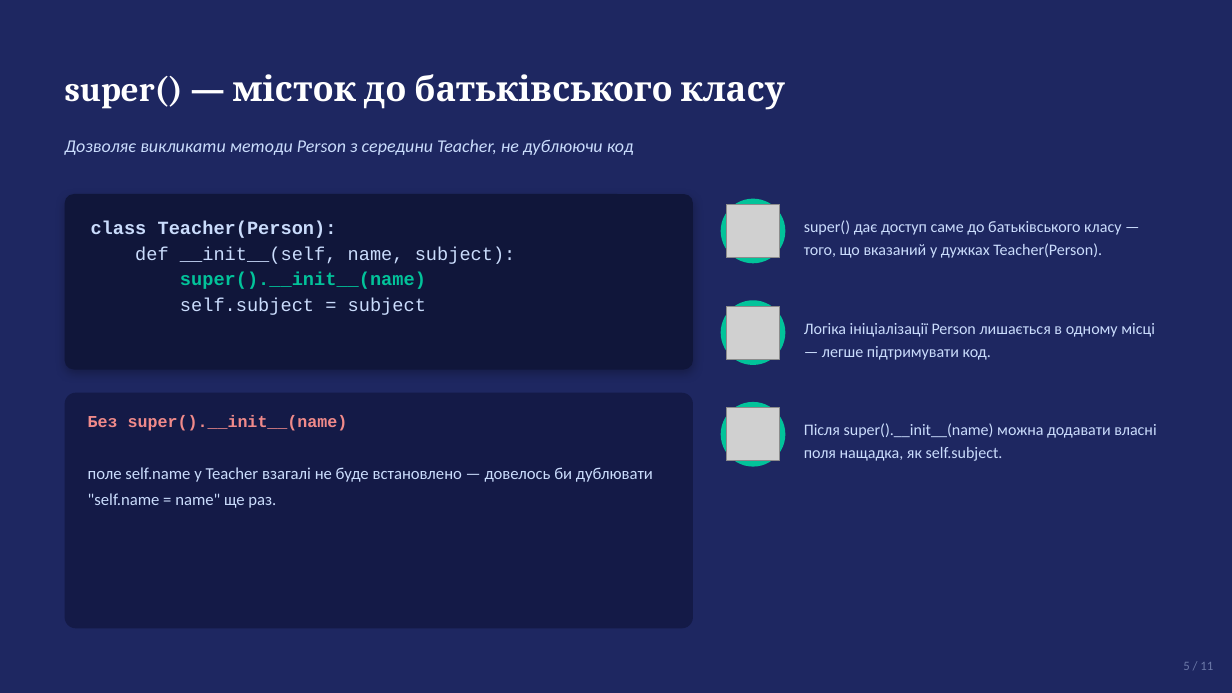
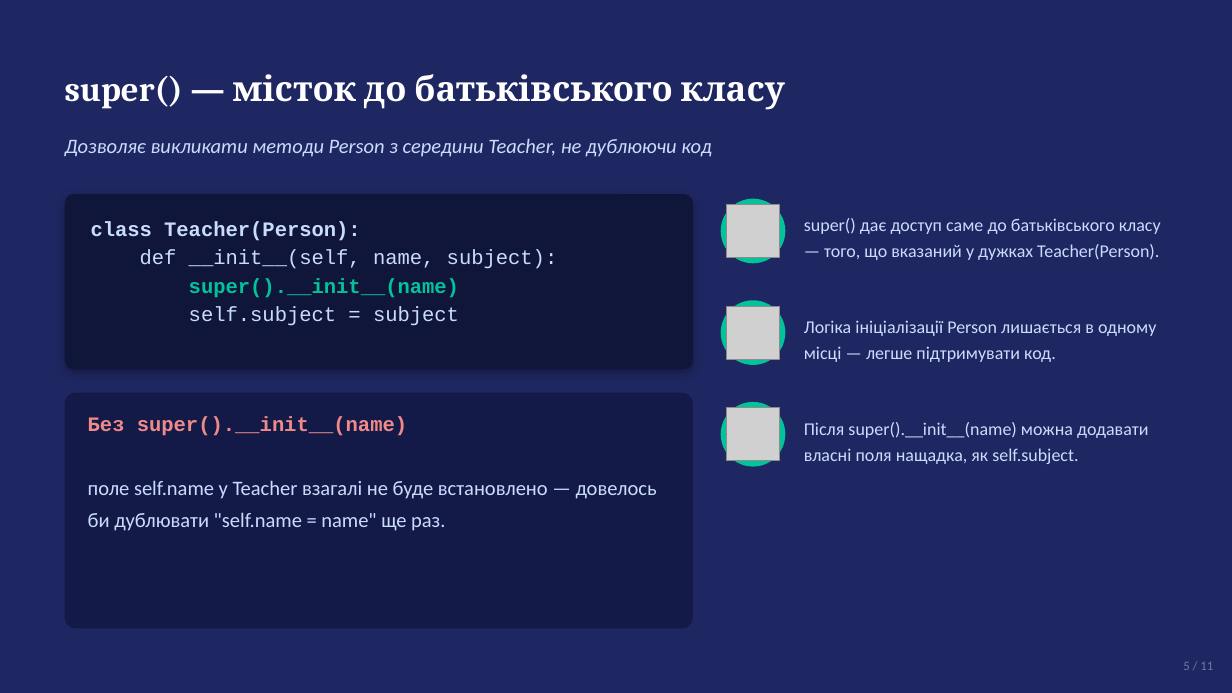
Before and after one commit to dmitriy-shtefan/python-course, a slide deck: slide 5 of заняття_21/OOP_2.pptx. Drawn at 1232x693 pixels with LibreOffice and Linux fonts; fonts in the diff are those of the drawing; grey boxes stand for pictures. Boxes give left, top, right and bottom in pixels: in the first picture for what was removed or moved away, otherwise in the second. Text is boxed around its words. In the diff, an @@ line names an element or a change of style, - is before the commit and + after.

```diff
--- a/заняття_21/OOP_2.pptx
+++ b/заняття_21/OOP_2.pptx
@@ text "Дозволяє викликати методи Person з ..." at (65,138,712,157): size 14 to 16 pt @@
@@ text "class Teacher(Person):" at (91,222,558,326): size 14.5 to 16 pt @@
@@ text "Без super().__init__(name)" at (88,417,657,531): size 13 to 16 pt @@
@@ size 12.5 to 14 pt in 3 elements at (804,218,1161,260), (804,320,1156,362), (804,422,1148,464) @@
```
Also in this commit, not shown: 7 other slides changed, 1 other file.
